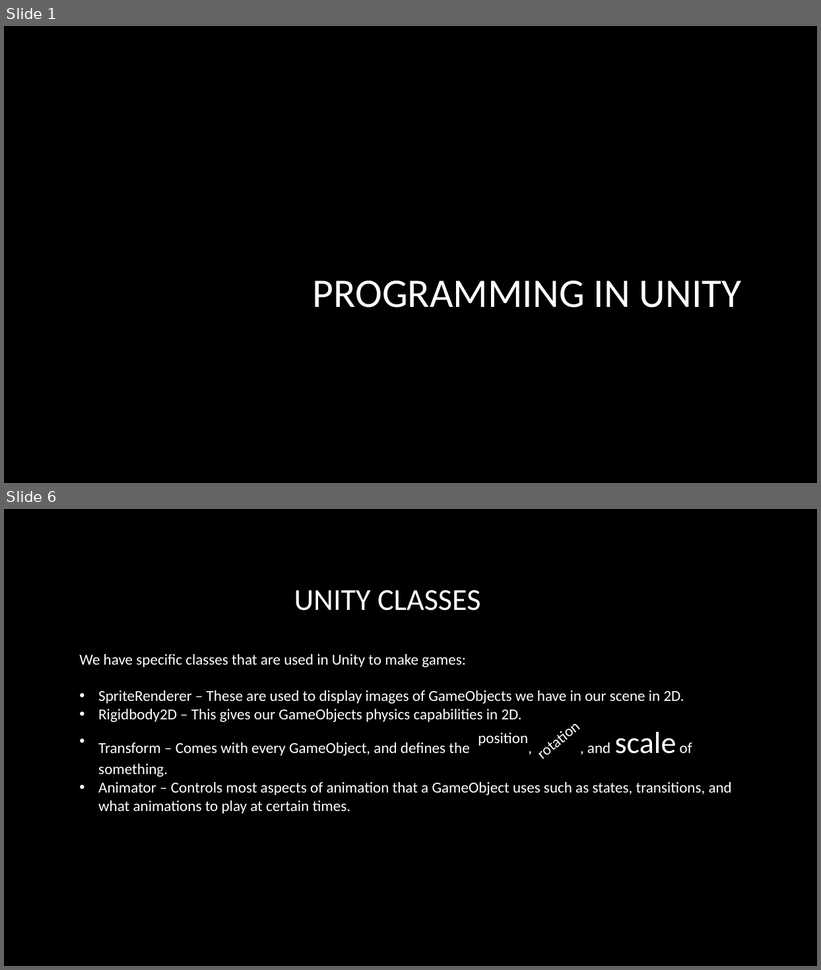
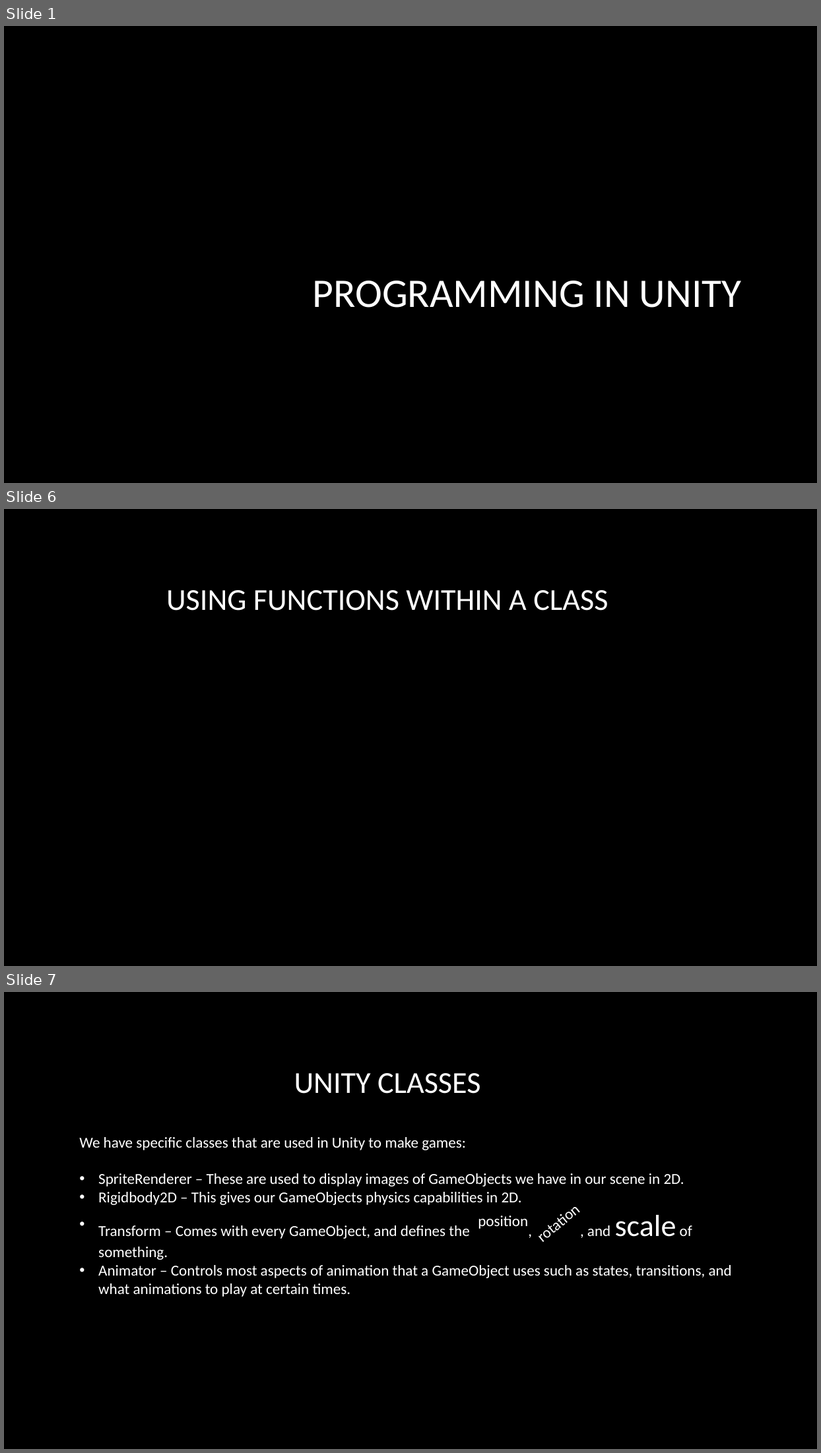
Before and after one commit to RIDENTEM/teachingMaterial, a slide deck: Programming in unity.pptx. Shown one above the other, each under a label of ours: slides 1 and 6 before the commit, slides 1, 6 and 7 after it; the slides between them are not shown. The pictures are 821x970 and 821x1453 pixels, drawn with LibreOffice and Linux fonts; fonts in the diff are those of the drawing; background and template pictures are left out. Boxes give left, top, right and bottom in pixels: in the first picture for what was removed or moved away, otherwise in the second. Text is boxed around its words. In the diff, an @@ line names an element or a change of style, - is before the commit and + after.

```diff
--- a/Programming in unity.pptx
+++ b/Programming in unity.pptx
@@ slide 6 added at bbox=[4, 509, 817, 966], background picture (left out) @@
@@ title added at bbox=[166, 590, 608, 611], 36 pt, text #FFFFFF @@
+USING FUNCTIONS WITHIN A CLASS
@@ what was slide 6 is now slide 7 @@
```
Also in this commit, not shown: 2 slides changed, 1 other slide added, 1 slide removed.
